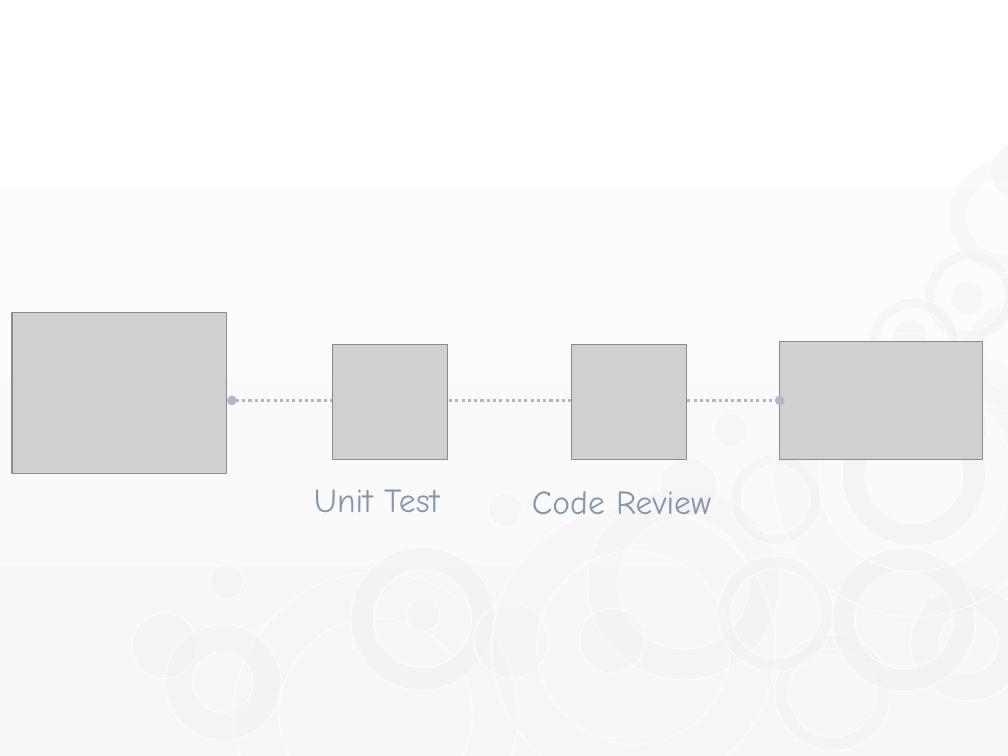
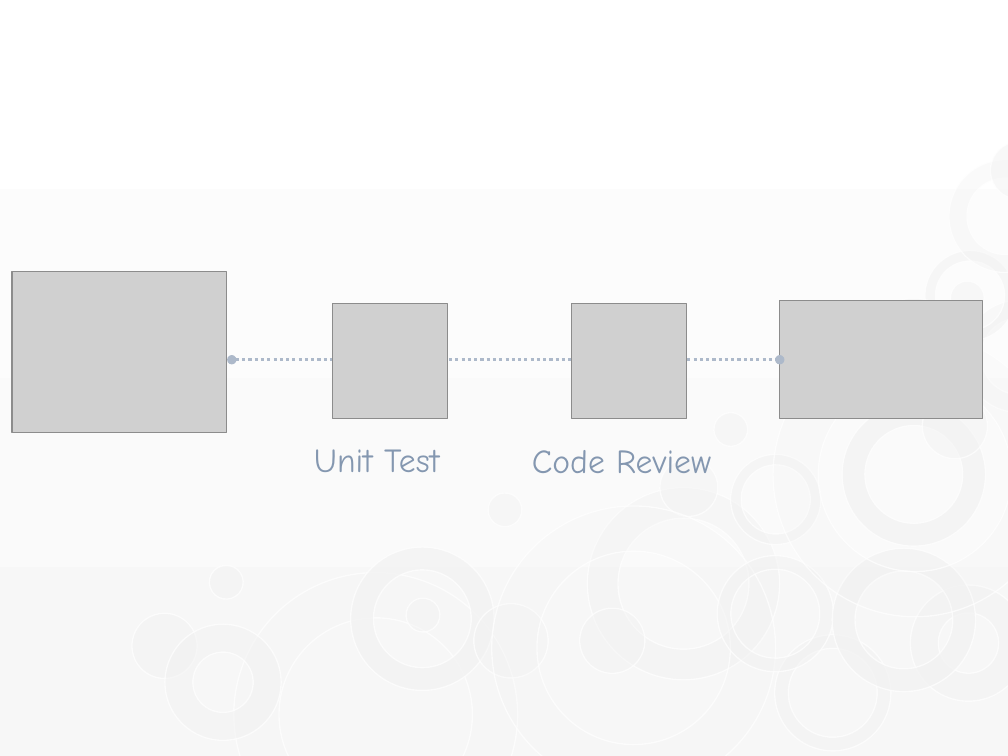
Before and after one commit to watermoonlx/code-review-unit-test, a slide deck: slide 2 of Code Review & Unit Test.pptx. Drawn at 1008x756 pixels with LibreOffice and Linux fonts; fonts in the diff are those of the drawing; grey boxes stand for pictures. Boxes give left, top, right and bottom in pixels: in the first picture for what was removed or moved away, otherwise in the second. Text is boxed around its words. In the diff, an @@ line names an element or a change of style, - is before the commit and + after.

```diff
--- a/Code Review & Unit Test.pptx
+++ b/Code Review & Unit Test.pptx
@@ ellipse removed at <box>890,316,930,357</box> @@
@@ 4 pictures, 2 texts, 1 double arrow: place and size @@
-4 pictures, 2 texts, 1 double arrow at <box>12,312,983,514</box>
+4 pictures, 2 texts, 1 double arrow at <box>12,272,983,473</box>
```
Also in this commit, not shown: 1 other slide changed, 2 slides added, 1 slide removed, 4 other files.
